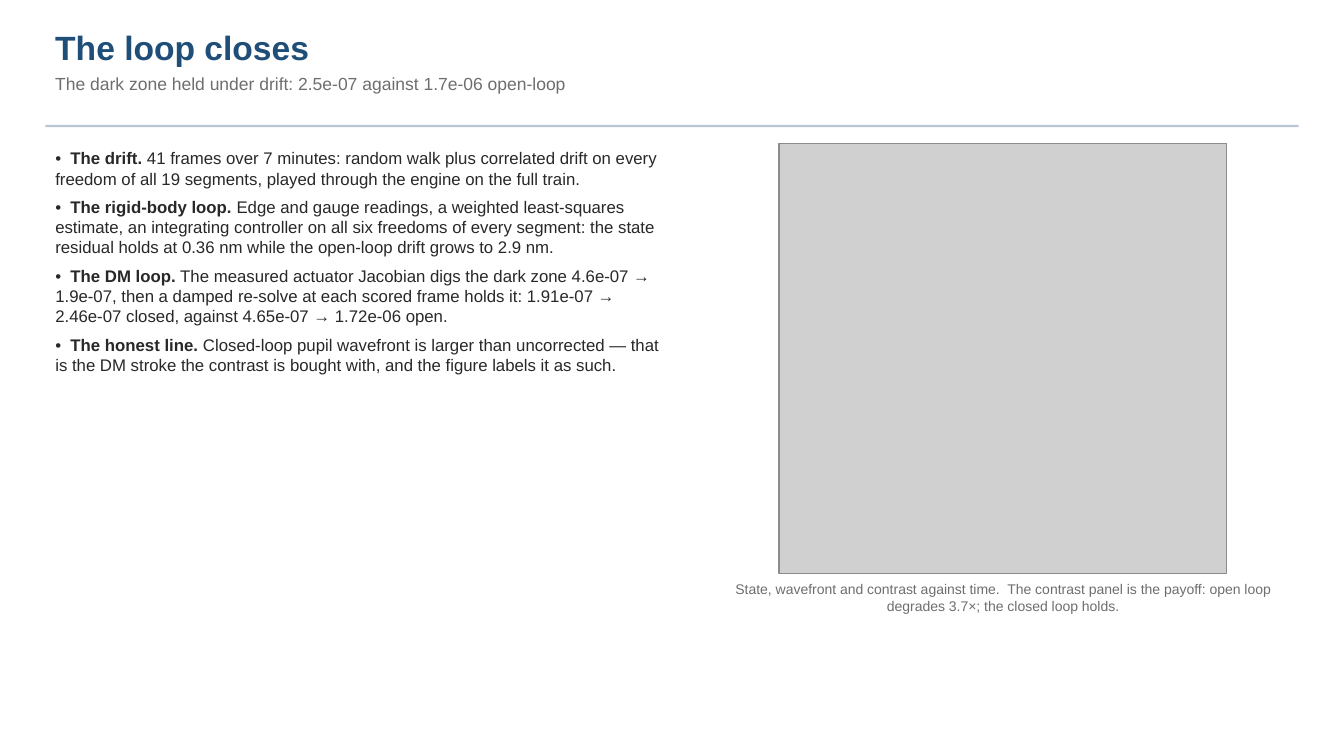
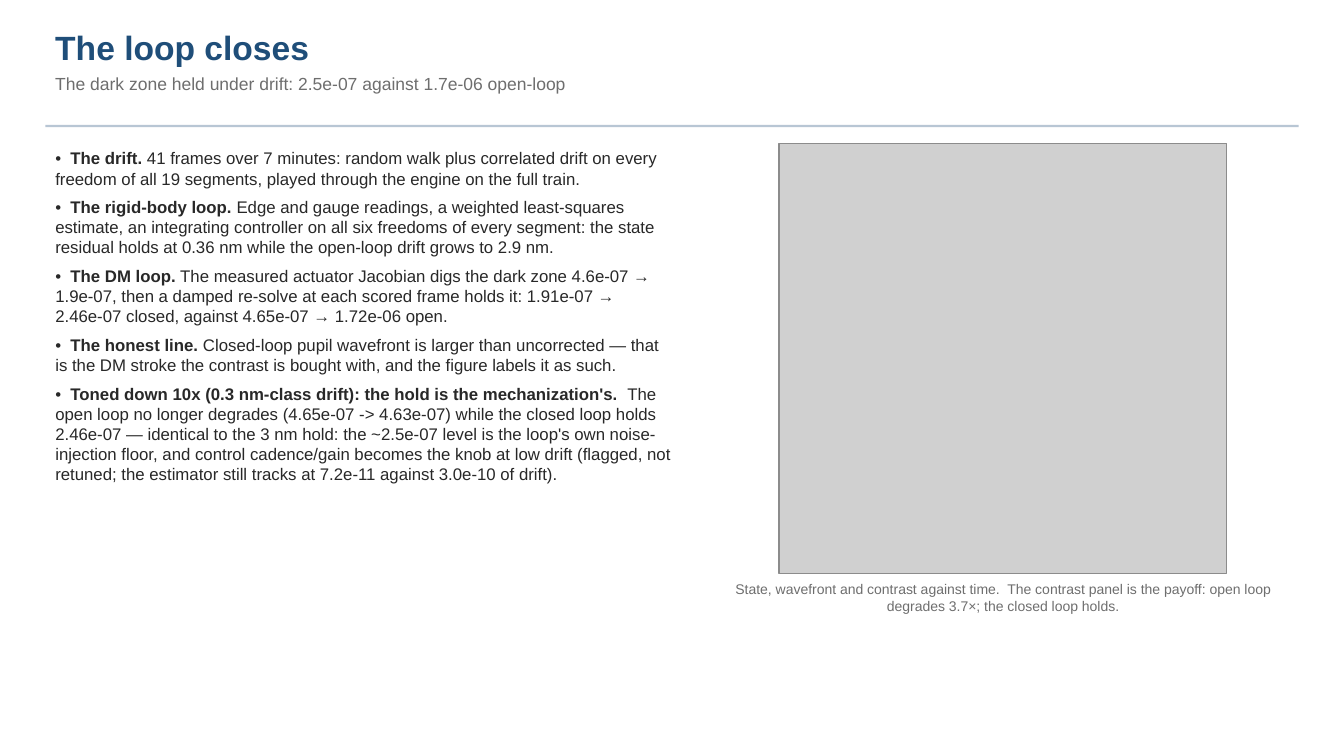
Before and after one commit to nasa-jpl/MACOS_resources, a slide deck: slide 17 of mmacos/templates/80_end_to_end/e2e6m_r2/deck_e2e6m_r2.pptx (slide 15 before the commit). Drawn at 1344x756 pixels with LibreOffice and Linux fonts; fonts in the diff are those of the drawing; grey boxes stand for pictures. Boxes give left, top, right and bottom in pixels: in the first picture for what was removed or moved away, otherwise in the second. Text is boxed around its words. In the diff, an @@ line names an element or a change of style, - is before the commit and + after.

```diff
--- a/mmacos/templates/80_end_to_end/e2e6m_r2/deck_e2e6m_r2.pptx
+++ b/mmacos/templates/80_end_to_end/e2e6m_r2/deck_e2e6m_r2.pptx
@@ text at box(55, 388, 670, 484): paragraph added @@
+• Toned down 10x (0.3 nm-class drift): the hold is the mechanization's. The open loop no longer degrades (4.65e-07 -> 4.63e-07) while the closed loop holds 2.46e-07 — identical to the 3 nm hold: the ~2.5e-07 level is the loop's own noise-injection floor, and control cadence/gain becomes the knob at low drift (flagged, not retuned; the estimator still tracks at 7.2e-11 against 3.0e-10 of drift).
```
Also in this commit, not shown: 3 other slides changed, 2 slides added, 5 other files.
